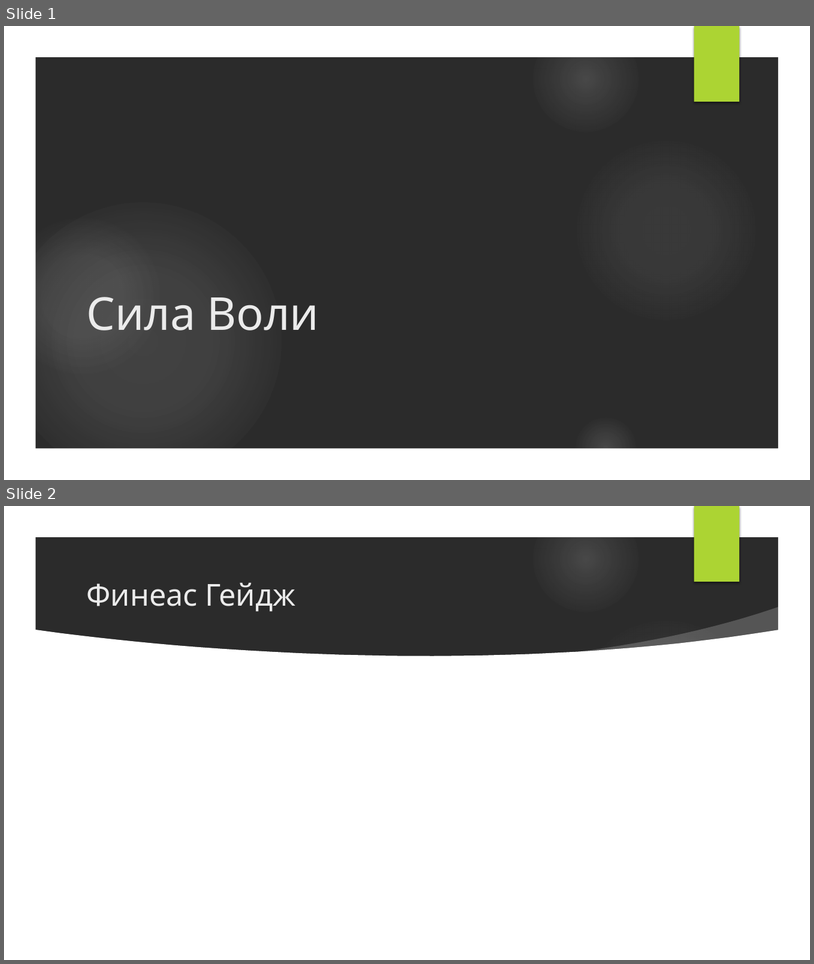
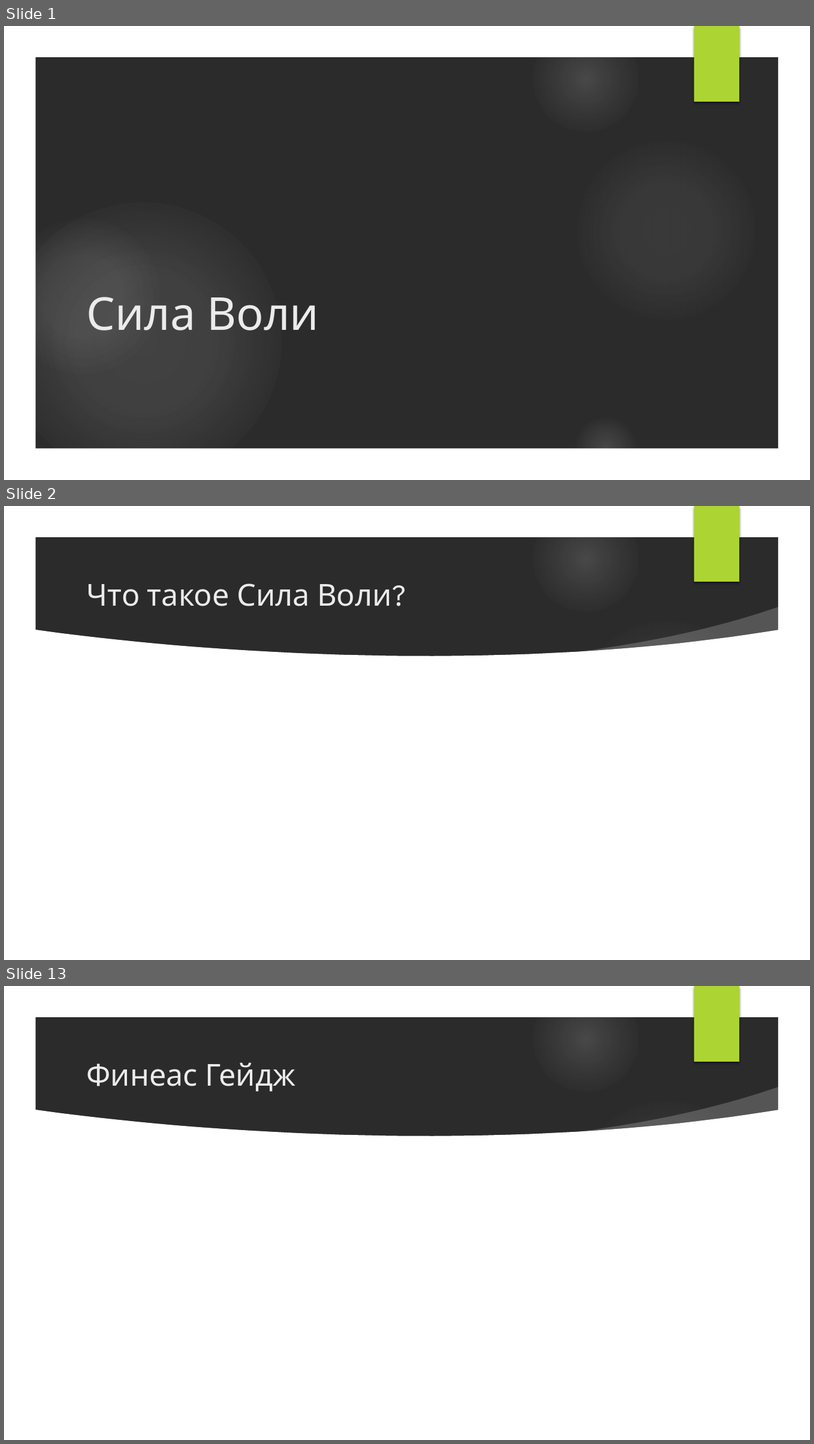
Before and after one commit to VladimirMakarevich/presentations, a slide deck: softskills/willpower/willpower.pptx. Shown one above the other, each under a label of ours: slides 1 and 2 before the commit, slides 1, 2 and 13 after it; the slides between them are not shown. The pictures are 814x964 and 814x1444 pixels, drawn with LibreOffice and Linux fonts; fonts in the diff are those of the drawing; background and template pictures are left out; a plain dark background stands for a picture behind light text. Boxes give left, top, right and bottom in pixels: in the first picture for what was removed or moved away, otherwise in the second. Text is boxed around its words. In the diff, an @@ line names an element or a change of style, - is before the commit and + after.

```diff
--- a/softskills/willpower/willpower.pptx
+++ b/softskills/willpower/willpower.pptx
@@ slide 2 added at (4,506,810,960), background picture (left out); not listed: 9 template elements that a slide beside it also shows @@
@@ title added at (86,583,392,606), 36 pt, text #EBEBEB @@
+Что такое Сила Воли?
@@ what was slide 2 is now slide 13 @@
```
Also in this commit, not shown: 5 slides changed, 8 other slides added, 1 slide removed.
